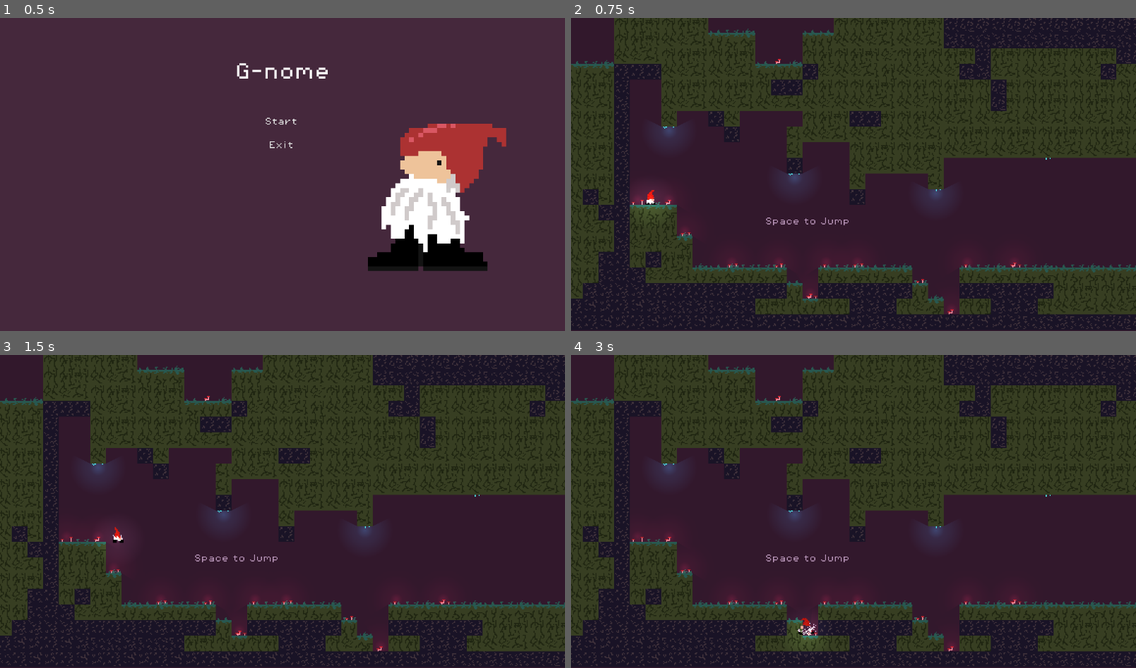
Above: before the commit, frames 1-4 (two rows, left to right).
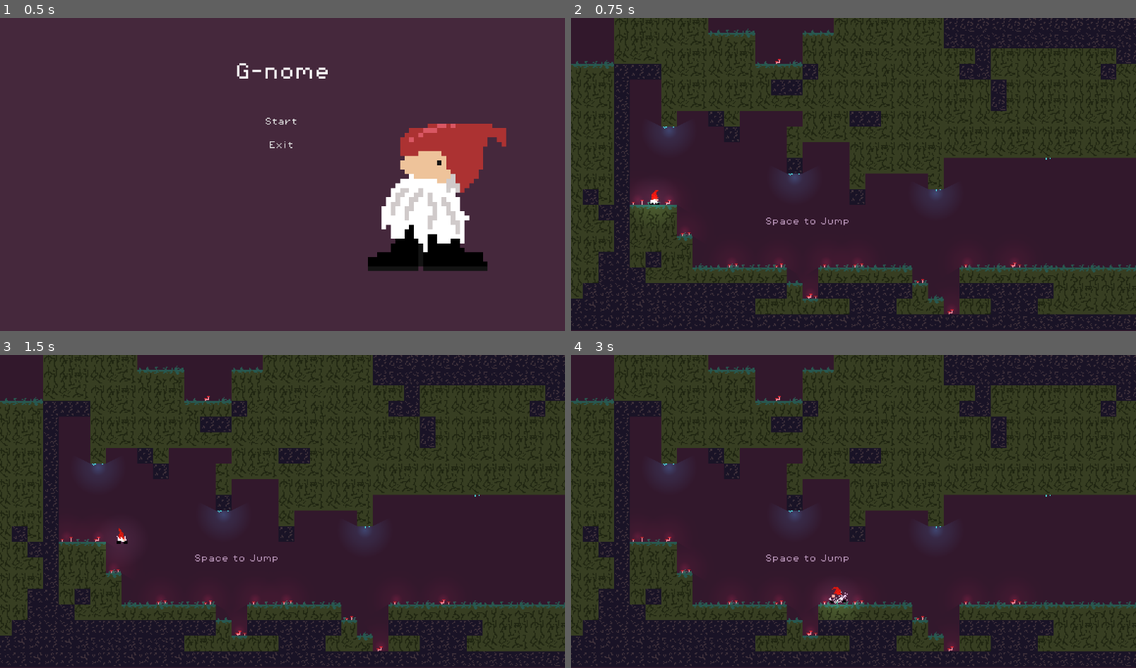
Above: after the commit, the same moments.

Repository: Greenbeansoup/GnomeGame
Game: Godot game, scene res://scenes/MainMenu.tscn
Two runs of this game, one before a commit and one after it. Both use one fixed random seed, a clock stepped at 60 frames per second and the inputs below.
Inputs:
- Up to frame 1 (0.5 s): no input
- Up to frame 2 (0.75 s): click "Start" at 0.5 s
- Up to frame 3 (1.5 s): tap Enter at 1.25 s; hold Right (right) from 1.28 s (still down); hold Shift (sprint) from 1.28 s (still down)
- Up to frame 4 (3 s): tap Space (jump) at 1.52, 2.27 s; release Shift (sprint) at 2.03 s; tap X (dig) at 2.1 s; tap Shift (sprint) at 2.3 s; release Right (right) at 2.78 s; hold Left (left) from 2.78 s (still down); hold Shift (sprint) from 2.78 s (still down); tap E (explode) at 2.85 s

Frame 1 is identical in both runs. In frame 2, less than 0.1% of the frame differs, in the area x 13-16%, y 54-60%; in frame 3, less than 0.1%; in frame 4, 0.3%, in the area x 39-51%, y 74-92%.

Commit message:
Update sprint boss anim

Diff:
--- a/scenes/game.tscn
+++ b/scenes/game.tscn
@@ -65,7 +65,7 @@
 
 [node name="Player" parent="." unique_id=2073979239 node_paths=PackedStringArray("tile_map_layer") instance=ExtResource("1_uwrxv")]
 z_index = 5
-position = Vector2(-1307, -76)
+position = Vector2(-1303, -65)
 tile_map_layer = NodePath("../TileMapLayer")
 
 [node name="TileMapLayer" type="TileMapLayer" parent="." unique_id=645543441]
--- a/scenes/sprinter_boss.tscn
+++ b/scenes/sprinter_boss.tscn
@@ -1,4 +1,6 @@
 [gd_scene format=4 uid="uid://b03448nirv1po"]
+
+[ext_resource type="Script" uid="uid://c4q3vrally4bv" path="res://scripts/sprinter_boss.gd" id="1_wjbkg"]
 
 [sub_resource type="CapsuleShape2D" id="CapsuleShape2D_5xdlu"]
 height = 54.0
@@ -25,11 +27,12 @@
 "texture": SubResource("AtlasTexture_i3umu")
 }],
 "loop": 1,
-"name": &"default",
-"speed": 1.0
+"name": &"idle",
+"speed": 10.0
 }]
 
-[node name="Node2D" type="CharacterBody2D" unique_id=1888432503]
+[node name="SprinterRat" type="CharacterBody2D" unique_id=1888432503]
+script = ExtResource("1_wjbkg")
 
 [node name="CollisionShape2D" type="CollisionShape2D" parent="." unique_id=2092680180]
 position = Vector2(0, -27)
@@ -39,7 +42,7 @@
 texture_filter = 1
 position = Vector2(0, -63)
 sprite_frames = SubResource("SpriteFrames_bnoks")
-frame_progress = 0.9511927
+animation = &"idle"
 metadata/_aseprite_wizard_interface_config_ = {
 "pending_changes": {}
 }
@@ -56,4 +59,4 @@
 "source": "res://assets/sprites/Sprinter Boss.aseprite",
 "source_uid": 8974190628744067102
 }
-metadata/_aseprite_wizard_source_file_hash_ = "c4f49f9ef623b62b3d5400e998c5e2b1"
+metadata/_aseprite_wizard_source_file_hash_ = "7f763bef19b0cf6211061cf9b8b74f9a"
--- /dev/null
+++ b/scripts/sprinter_boss.gd
@@ -0,0 +1,18 @@
+extends CharacterBody2D
+@onready var animated_sprite_2d = $AnimatedSprite2D
+
+
+const SPEED = 300.0
+const JUMP_VELOCITY = -400.0
+
+func _ready():
+	animated_sprite_2d.sprite_frames.set_animation_speed("idle", 1)
+	animated_sprite_2d.play("idle")
+
+func _physics_process(delta):
+	# Add the gravity.
+	if not is_on_floor():
+		velocity += get_gravity() * delta
+
+
+	move_and_slide()
Not shown, added: scripts/sprinter_boss.gd.uid
